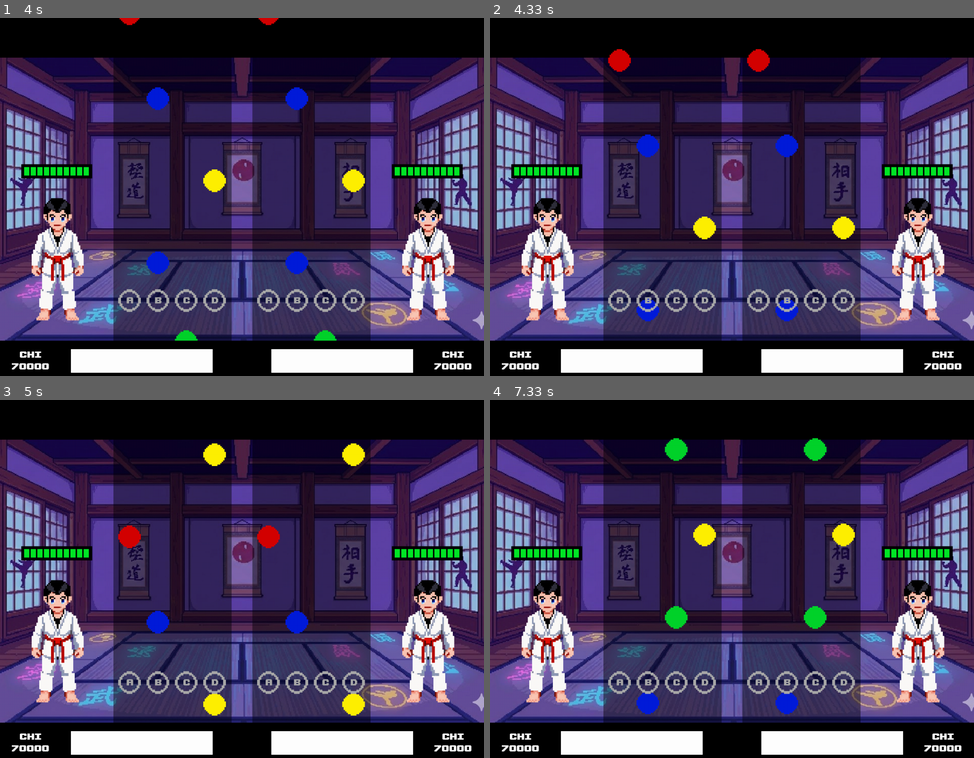
Above: before the commit, frames 1-4 (two rows, left to right).
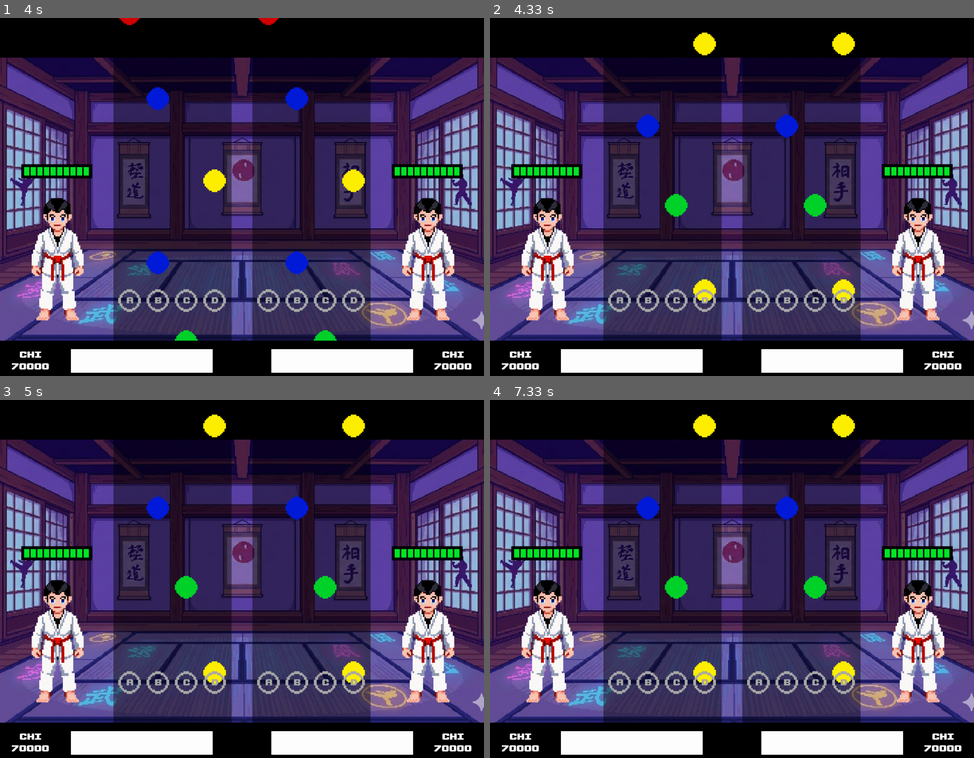
Above: after the commit, the same moments.

Repository: Supersllol/JeuArcade
Game: pygame game, started from AA_olympe.py
Two runs of this game, one before a commit and one after it. Both use one fixed random seed, a clock stepped at 60 frames per second and the inputs below.
Inputs:
- Up to frame 1 (4 s): hold Right 0.33-0.8 s
- Up to frame 2 (4.33 s): no input
- Up to frame 3 (5 s): no input
- Up to frame 4 (7.33 s): no input

Frame 1 is identical in both runs. In frame 2, 3.4% of the frame differs, in the area x 24-76%, y 4-85%; in frame 3, 3.6%, in the area x 24-76%, y 4-89%; in frame 4, 3.6%.

Commit message:
check if song over

Diff:
--- a/AA_game/musicTrack.py
+++ b/AA_game/musicTrack.py
@@ -20,6 +20,14 @@
     @property
     def timestamp(self):
         return self._timestamp
+
+    @property
+    def active(self):
+        return self._active
+
+    @active.setter
+    def active(self, newVal: bool):
+        self._active = newVal
 
     def __str__(self):
         return f"Note: timestamp: {self.timestamp}"
--- a/AA_game/noteSheet.py
+++ b/AA_game/noteSheet.py
@@ -68,6 +68,8 @@
             for note in lane.notes:
                 calculatedYPos = settings.HIT_HEIGHT - (
                     (note.timestamp - musicElapsedTime) * settings.NOTE_SPEED)
+                if calculatedYPos < (0 - settings.NOTE_RADIUS):
+                    break
                 misc.pixel_ring(
                     self._mainSheet,
                     noteColors[lane.laneID],
--- a/AA_scenes/gameScene.py
+++ b/AA_scenes/gameScene.py
@@ -91,7 +91,8 @@
                 self._fadeOutStarted = True
                 self._musicManager.fadeout(settings.FADE_TIME_S * 1000)
 
-            if self._musicManager.getMusicElapsedSeconds(
+            if self._musicManager.isSongOver(
+            ) or self._musicManager.getMusicElapsedSeconds(
             ) >= self._chosenTrack.getSection(
                     self._currentTrackSection).musicEnd:
                 self._musicManager.stop()
--- a/AA_utils/musicManager.py
+++ b/AA_utils/musicManager.py
@@ -7,11 +7,13 @@
 
     def __init__(self):
         self._musicTimer = timer.Timer()
+        self._songLength = 0
 
     def play(self, song: str, startSeconds: float):
         pygame.mixer.music.load(song)
         pygame.mixer.music.play(0, startSeconds)
         self._musicTimer.restart()
+        self._songLength = pygame.mixer.Sound(song).get_length()
 
     def fadeout(self, fadeoutMs: int):
         pygame.mixer.music.fadeout(fadeoutMs)
@@ -25,3 +27,6 @@
 
     def prepareSection(self, startSeconds: float, prepareTime: float):
         self._musicTimer.setAndStart(startSeconds - prepareTime)
+
+    def isSongOver(self):
+        return self._musicTimer.elapsed() >= self._songLength
